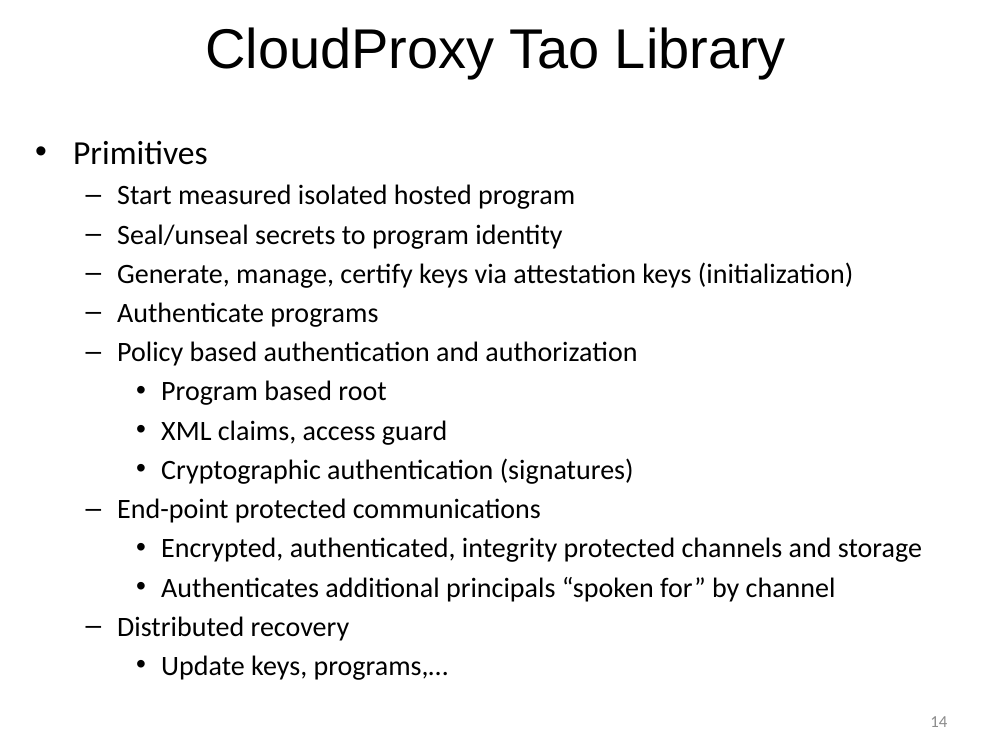
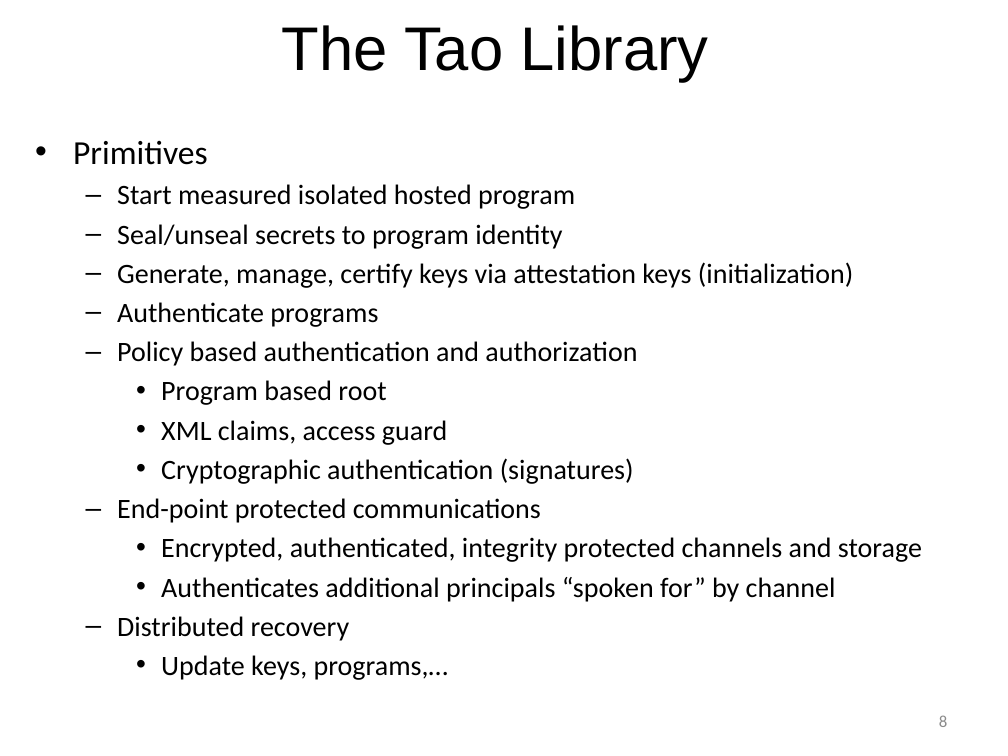
Before and after one commit to jlmucb/cloudproxy, a slide deck: slide 8 of Doc/Hypervisor.pptx (slide 14 before the commit). Drawn at 1008x756 pixels with LibreOffice and Linux fonts; fonts in the diff are those of the drawing. Boxes give left, top, right and bottom in pixels: in the first picture for what was removed or moved away, otherwise in the second. Text is boxed around its words. In the diff, an @@ line names an element or a change of style, - is before the commit and + after.

```diff
--- a/Doc/Hypervisor.pptx
+++ b/Doc/Hypervisor.pptx
@@ title at [282, 25, 708, 82]: text changed; size 40 to 44 pt @@
-CloudProxy Tao Library
+The Tao Library
@@ page number at [939, 715, 947, 727]: text changed @@
-14
+8
```
Also in this commit, not shown: 9 other slides changed, 8 slides added, 3 slides removed, 9 other files.
